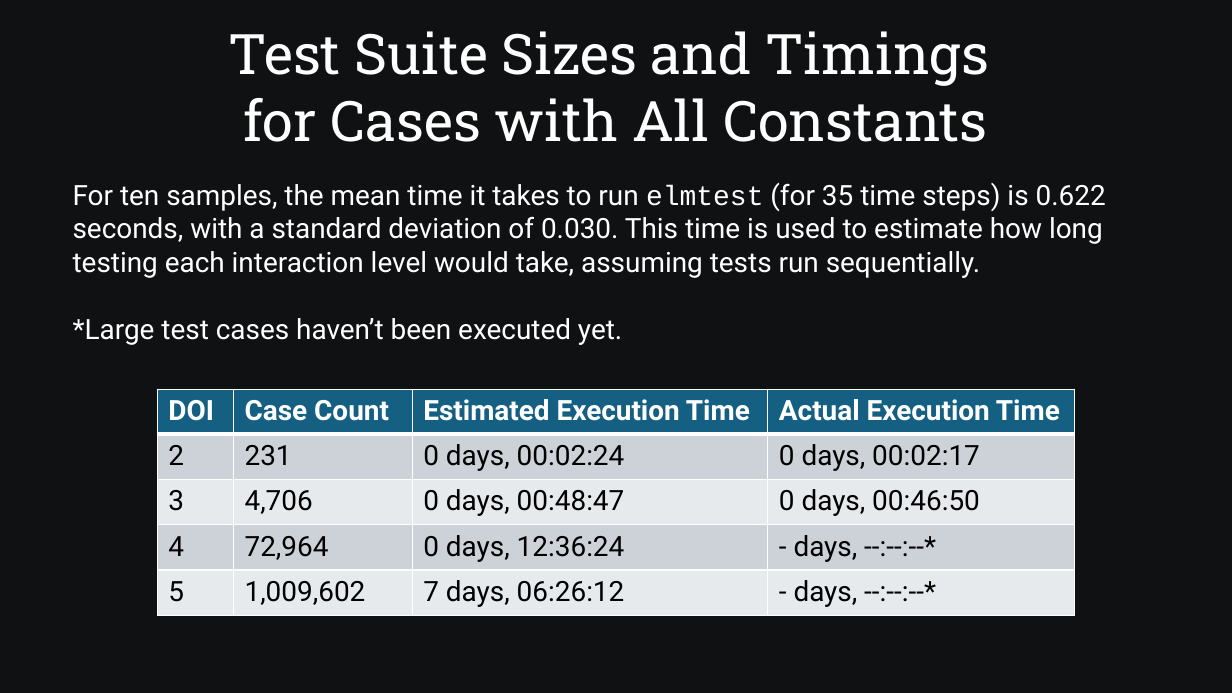
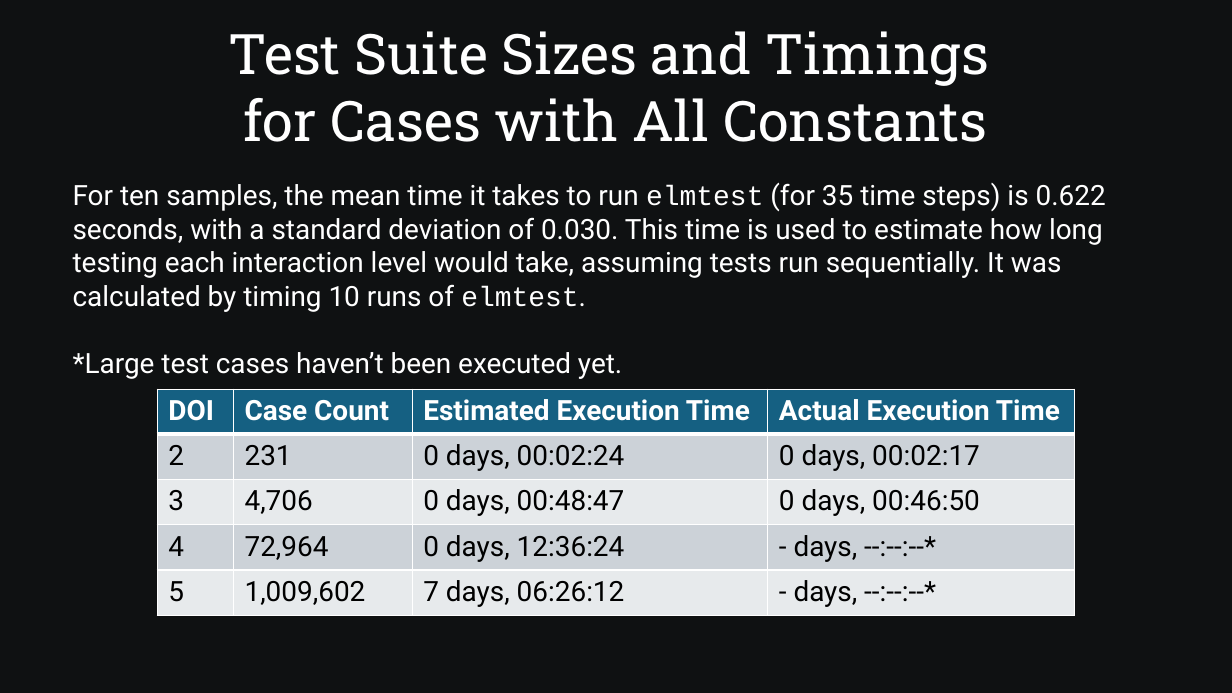
Before and after one commit to SamAllen06/lake_temp_work, a slide deck: slide 34 of documentation/for_collaborators/AnalysisOverview.pptx (slide 33 before the commit). Drawn at 1232x693 pixels with LibreOffice and Linux fonts; fonts in the diff are those of the drawing. Boxes give left, top, right and bottom in pixels: in the first picture for what was removed or moved away, otherwise in the second. Text is boxed around its words. In the diff, an @@ line names an element or a change of style, - is before the commit and + after.

```diff
--- a/documentation/for_collaborators/AnalysisOverview.pptx
+++ b/documentation/for_collaborators/AnalysisOverview.pptx
@@ text at box(73, 183, 1106, 312): text changed @@
-For ten samples, the mean time it takes to run elmtest (for 35 time steps) is 0.622 seconds, with a standard deviation of 0.030. This time is used to estimate how long testing each interaction level would take, assuming tests run sequentially.
+For ten samples, the mean time it takes to run elmtest (for 35 time steps) is 0.622 seconds, with a standard deviation of 0.030. This time is used to estimate how long testing each interaction level would take, assuming tests run sequentially. It was calculated by timing 10 runs of elmtest.
```
Also in this commit, not shown: 7 other slides changed, 1 slide added.
